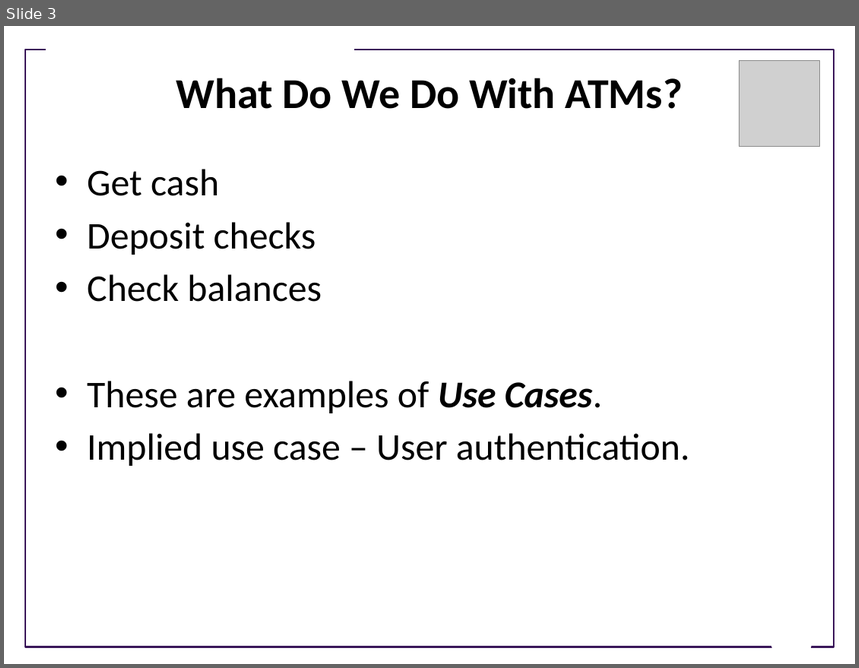
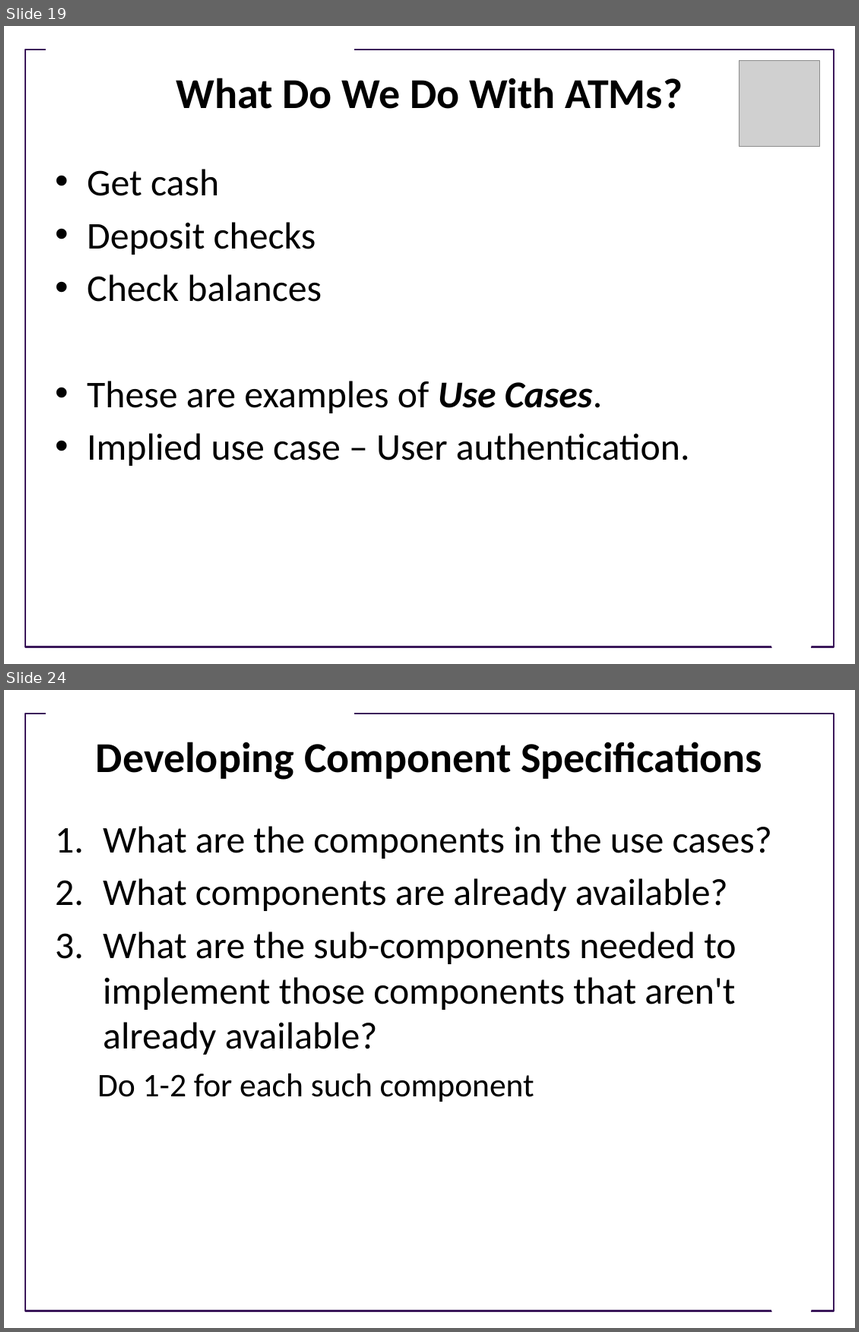
Before and after one commit to UWDIRECT/UWDIRECT.github.io, a slide deck: Wi22_content/SEDS/Use_cases.pptx. Shown one above the other, each under a label of ours: slide 3 before the commit, slides 19 and 24 after it; the slides between them are not shown. The pictures are 859x668 and 859x1332 pixels, drawn with LibreOffice and Linux fonts; fonts in the diff are those of the drawing; grey boxes stand for pictures; background and template pictures are left out. Boxes give left, top, right and bottom in pixels: in the first picture for what was removed or moved away, otherwise in the second. Text is boxed around its words. In the diff, an @@ line names an element or a change of style, - is before the commit and + after.

```diff
--- a/Wi22_content/SEDS/Use_cases.pptx
+++ b/Wi22_content/SEDS/Use_cases.pptx
@@ slide 24 added at box(4, 690, 855, 1328), background #FFFFFF; not listed: 3 template elements that a slide beside it also shows @@
@@ title added at box(96, 742, 762, 780), 36 pt, text #000000, bold @@
+Developing Component Specifications
@@ text added at box(97, 826, 772, 1102), 32 pt, text #000000 @@
+1. What are the components in the use cases?
+2. What components are already available?
+3. What are the sub-components needed to implement those components that aren't already available?
+  Do 1-2 for each such component
@@ what was slide 3 is now slide 19 @@
```
Also in this commit, not shown: 2 slides changed, 28 other slides added, 2 slides removed.
